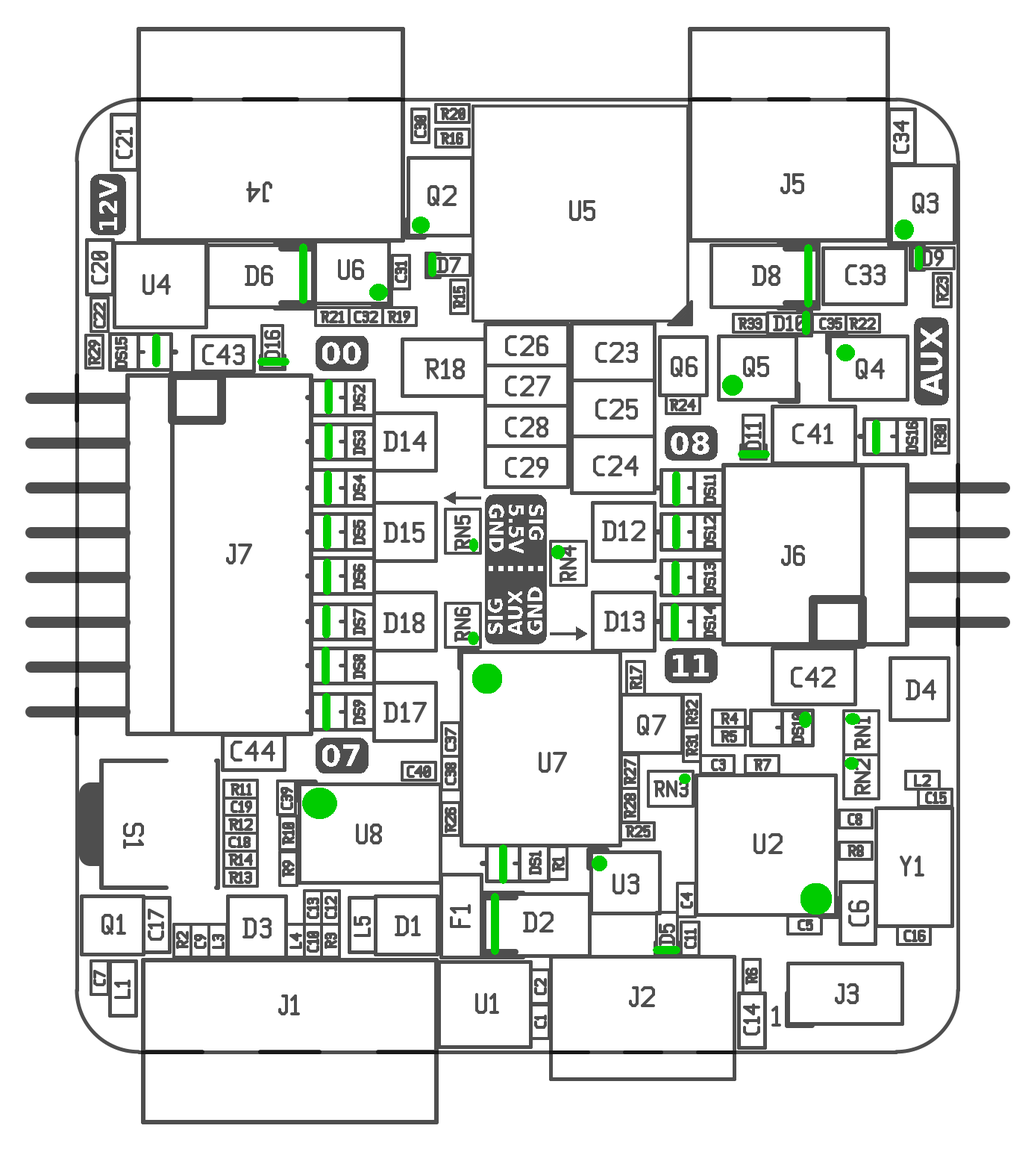
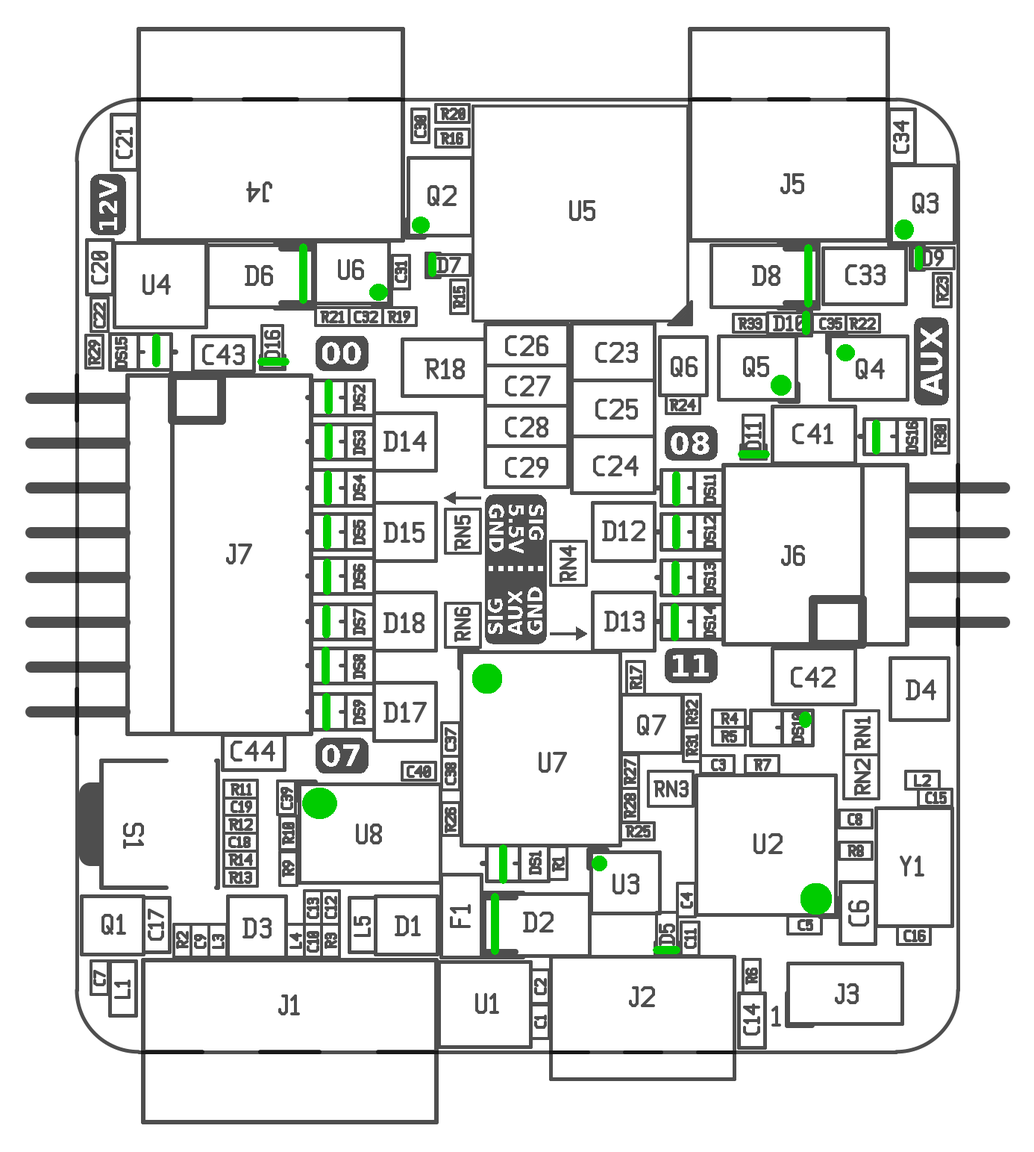
Layers edited between the first and the second 1034×1152 image:
painted on "Annotation" over [467, 374, 861, 784]
